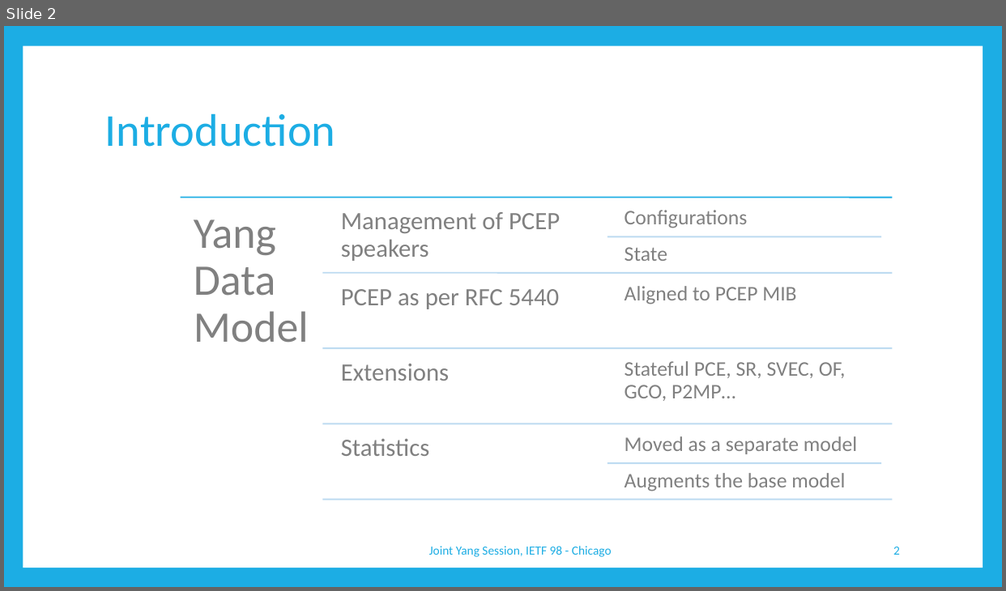
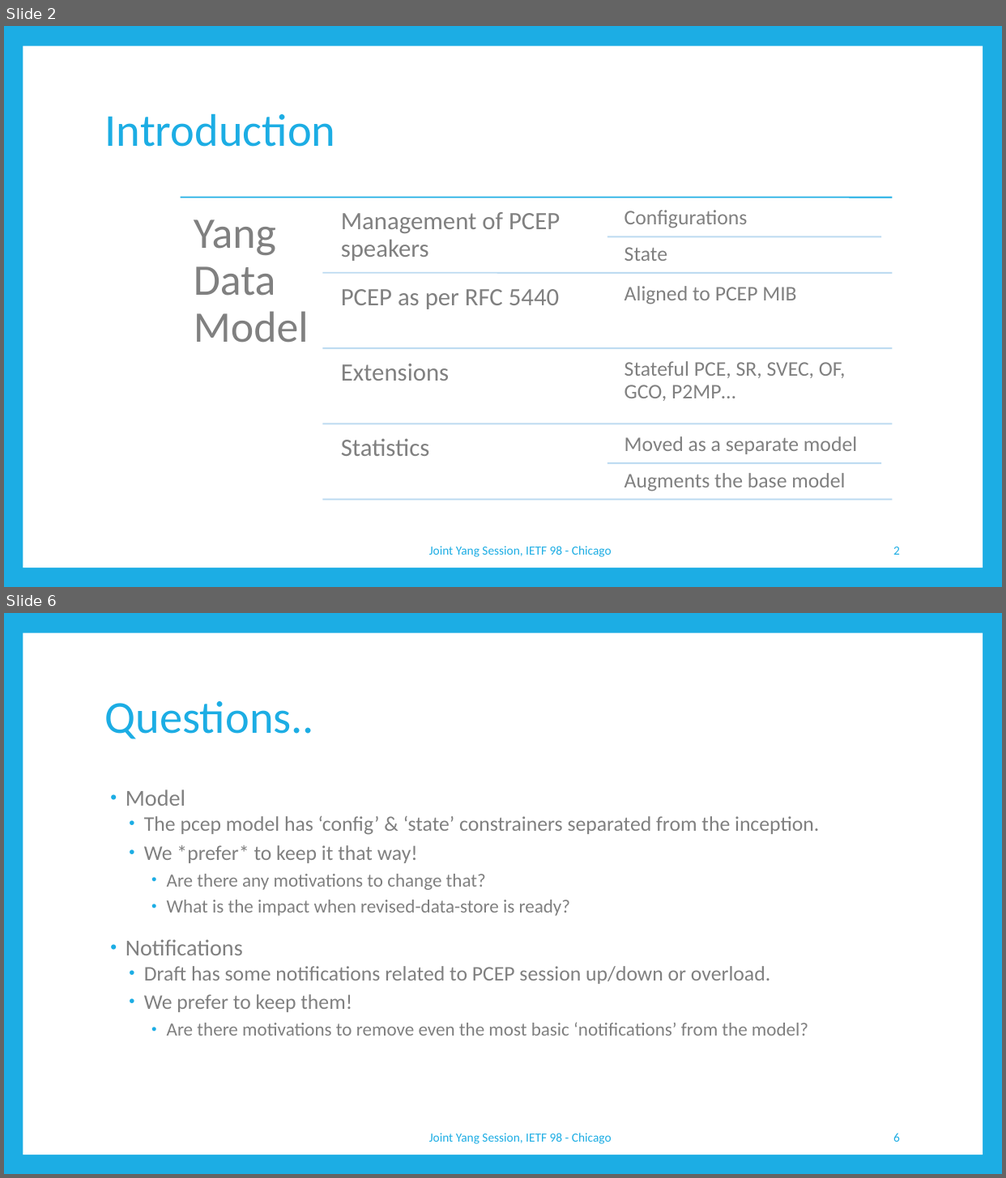
Before and after one commit to dhruvdhody-huawei/98, a slide deck: draft-ietf-pce-pcep-yang-02.pptx. Shown one above the other, each under a label of ours: slide 2 before the commit, slides 2 and 6 after it; the slides between them are not shown. The pictures are 1006x591 and 1006x1178 pixels, drawn with LibreOffice and Linux fonts; fonts in the diff are those of the drawing. Boxes give left, top, right and bottom in pixels: in the first picture for what was removed or moved away, otherwise in the second. Text is boxed around its words. In the diff, an @@ line names an element or a change of style, - is before the commit and + after.

Commit message:
pcep-yang as sent to tarek

```diff
--- a/draft-ietf-pce-pcep-yang-02.pptx
+++ b/draft-ietf-pce-pcep-yang-02.pptx
@@ slide 6 added at (4,613,1002,1174), background #1CADE4; not listed: 1 template element that a slide beside it also shows @@
@@ title added at (105,701,314,739), 44 pt, text #1CADE4 @@
+Questions..
@@ text added at (126,790,819,1036), 20 pt, text #808080 @@
+• Model
+  • The pcep model has ‘config’ & ‘state’ constrainers separated from the inception.
+  • We *prefer* to keep it that way!
+    • Are there any motivations to change that?
+    • What is the impact when revised-data-store is ready?
+• Notifications
+  • Draft has some notifications related to PCEP session up/down or overload.
+  • We prefer to keep them!
+    • Are there motivations to remove even the most basic ‘notifications’ from the model?
@@ text added at (429,1133,612,1144), 12 pt, text #1CADE4 @@
+Joint Yang Session, IETF 98 - Chicago
@@ page number added at (893,1133,900,1142), 12 pt, text #1CADE4 @@
+6
```
Also in this commit, not shown: 2 slides changed, 3 other slides added, 1 other file.
